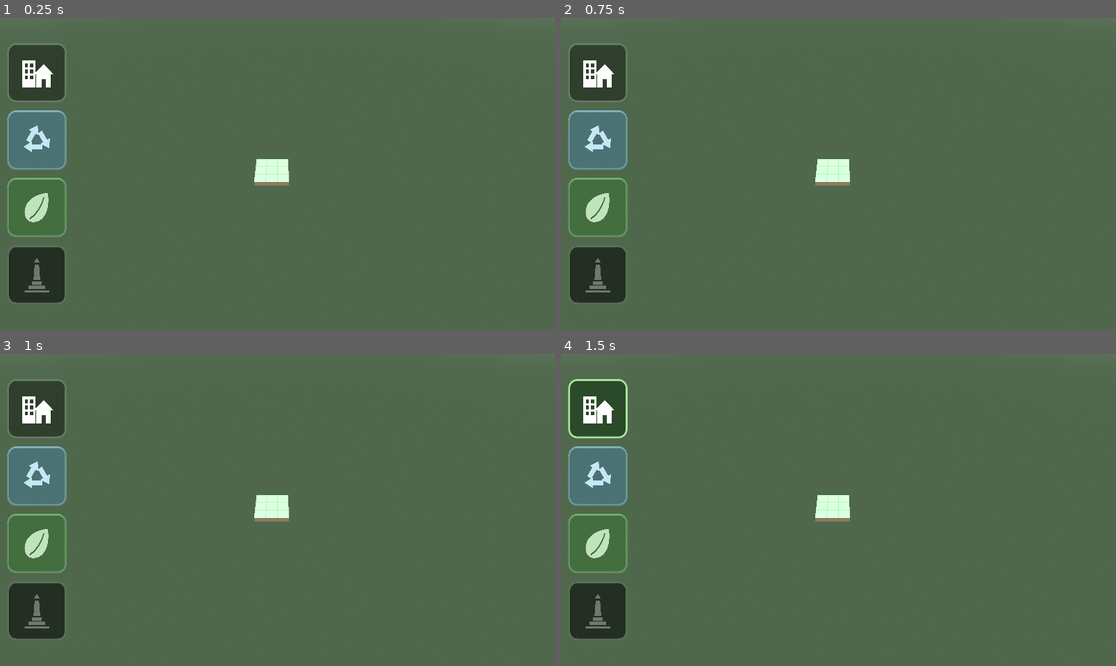
Above: before the commit, frames 1-4 (two rows, left to right).
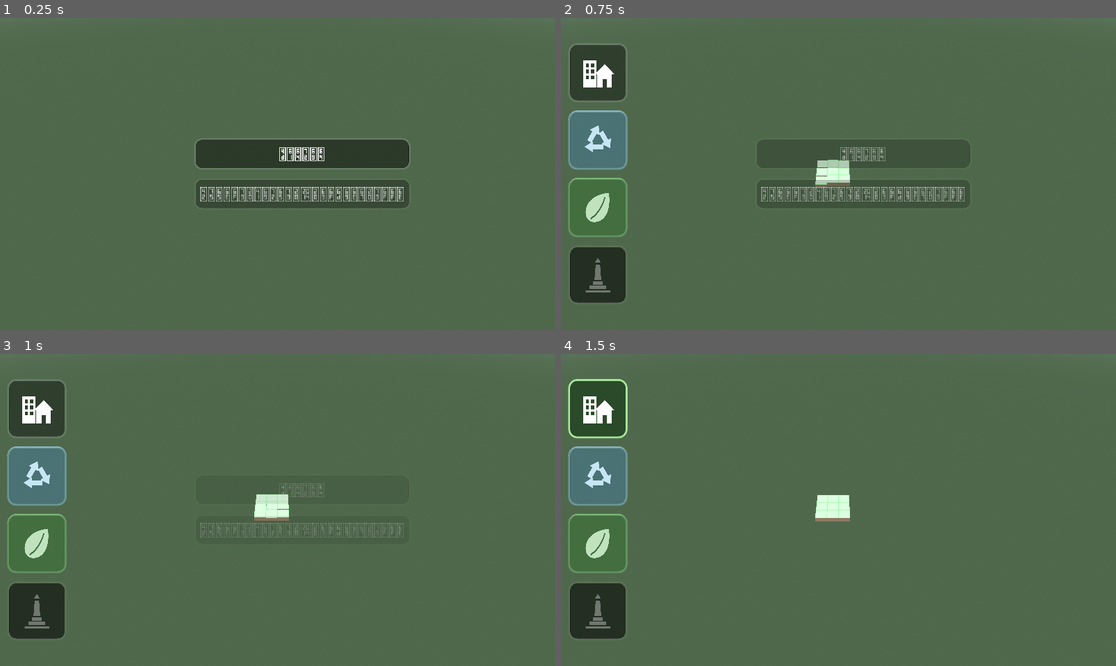
Above: after the commit, the same moments.

Repository: joacoague15/cozy-management
Game: Godot game, scene res://main.tscn
Same seed, same stepped clock (60 frames per second), same inputs: the game is played once before the commit and once after it. Sound files missing from this copy of the repository are replaced by a short silence.
Inputs (mouse positions are in pixels of both pictures, inside the frame that each line leads up to):
- Up to frame 1 (0.25 s): no input
- Up to frame 2 (0.75 s): click (860, 155) at 0.5 s, where only the run after the commit has a clickable "Madrid"
- Up to frame 3 (1 s): no input
- Up to frame 4 (1.5 s): click (599, 410) at 1.27 s

The runs differ from the first frame. In frame 1, 13% of the frame differs, in the area x 1-74%, y 8-92%; in frame 2, 1.5%; in frame 3, 0.3%; in frame 4, nothing differs.

Commit message:
messahe improved

Diff:
--- a/main.tscn
+++ b/main.tscn
@@ -11,6 +11,7 @@
 [ext_resource type="Script" uid="uid://j5bm1k3fu43g" path="res://scripts/build_toolbar.gd" id="10_toolbar"]
 [ext_resource type="Script" uid="uid://ik6dftq8vskh" path="res://scripts/cozy_cursor.gd" id="11_cursor"]
 [ext_resource type="Script" path="res://scripts/question_button.gd" id="12_question"]
+[ext_resource type="Script" path="res://scripts/main_menu.gd" id="13_menu"]
 
 [sub_resource type="ProceduralSkyMaterial" id="sky_material"]
 sky_top_color = Color(0.38, 0.55, 0.83, 1)
@@ -96,3 +97,9 @@
 [node name="QuestionButton" type="CanvasLayer" parent="." node_paths=PackedStringArray("build_manager")]
 script = ExtResource("12_question")
 build_manager = NodePath("../BuildManager")
+
+[node name="MainMenu" type="CanvasLayer" parent="." node_paths=PackedStringArray("build_manager", "toolbar", "question_button")]
+script = ExtResource("13_menu")
+build_manager = NodePath("../BuildManager")
+toolbar = NodePath("../BuildToolbar")
+question_button = NodePath("../QuestionButton")
--- a/scripts/build_manager.gd
+++ b/scripts/build_manager.gd
@@ -85,11 +85,18 @@
 var _hover_marker_material: StandardMaterial3D
 var _templates: Dictionary = {}  # clave de MODEL_PATHS -> Node3D o null
 var _unlock_stage := 0
+var _game_started := false
 
 func _ready() -> void:
 	_create_ghost()
 	_load_models()
-	terrain.set_unlocked_rect(unlocked_rect(), false)
+	# Las tiles quedan ocultas hasta que el menu llame a start_game().
+
+## Arranca la partida desde el menu: la zona inicial emerge animada y se
+## habilita el input de construccion.
+func start_game() -> void:
+	_game_started = true
+	terrain.set_unlocked_rect(unlocked_rect(), true)
 
 func _exit_tree() -> void:
 	for template in _templates.values():
@@ -102,6 +109,8 @@
 	_update_hover_marker(delta)
 
 func _unhandled_input(event: InputEvent) -> void:
+	if not _game_started:
+		return
 	if event is InputEventKey and event.pressed and not event.echo:
 		match event.physical_keycode:
 			KEY_1:
@@ -286,7 +295,7 @@
 ## un quad crema translucido que sigue al cursor con un lerp corto (se desliza
 ## de tile en tile) y respira suave.
 func _update_hover_marker(delta: float) -> void:
-	if _selected_type != "":
+	if not _game_started or _selected_type != "":
 		_hover_marker.visible = false
 		return
 	var ground: Variant = mouse_to_ground()
@@ -712,21 +721,21 @@
 	group.add_child(label)
 	return group
 
-## Visual de una casa: 70% la casa procedural de HouseGenerator; el resto son
-## props urbanos que varian la manzana (10% puesto, 10% columna decorativa,
-## 5% banco T1 y 5% banco T2). Mecanicamente siguen siendo casas: generan
+## Visual de una casa: 60% la casa procedural de HouseGenerator; el resto son
+## props urbanos que varian la manzana (15% puesto, 10% columna decorativa,
+## 7.5% banco T1 y 7.5% banco T2). Mecanicamente siguen siendo casas: generan
 ## turistas y cuentan para basura y naturaleza. El nodo devuelto lleva
 ## "wall_height" (alto de la colision), igual que las casas procedurales.
 func _make_house_visual(size: int) -> Node3D:
 	var roll := randf()
 	var key := ""
-	if roll < 0.10:
+	if roll < 0.15:
 		key = "puesto"
-	elif roll < 0.20:
+	elif roll < 0.25:
 		key = "columna"
-	elif roll < 0.25:
+	elif roll < 0.325:
 		key = "banco1"
-	elif roll < 0.30:
+	elif roll < 0.40:
 		key = "banco2"
 	if key != "":
 		var prop := _make_model_visual(key, size - building_margin * 2.0)
--- /dev/null
+++ b/scripts/main_menu.gd
@@ -0,0 +1,94 @@
+extends CanvasLayer
+## Menu inicial minimalista sobre el juego ya corriendo: el mapa arranca sin
+## tiles y sin UI de juego (barra de construccion y boton de pregunta ocultos).
+## Dos botones centrados: "Madrid" arranca la partida (las 9 tiles emergen
+## animadas y aparece la UI) y "Buenos Aires" es un coming soon deshabilitado.
+
+@export var build_manager: Node3D
+@export var toolbar: CanvasLayer
+@export var question_button: CanvasLayer
+
+var _root: Control
+var _vbox: VBoxContainer
+var _madrid_button: Button
+var _bsas_button: Button
+
+func _ready() -> void:
+	toolbar.visible = false
+	# El boton de pregunta ya arranca oculto; se activa con begin() al empezar.
+
+	_root = Control.new()
+	_root.mouse_filter = Control.MOUSE_FILTER_IGNORE
+	add_child(_root)
+	_root.set_anchors_and_offsets_preset(Control.PRESET_FULL_RECT)
+
+	_vbox = VBoxContainer.new()
+	_vbox.alignment = BoxContainer.ALIGNMENT_CENTER
+	_root.add_child(_vbox)
+
+	_madrid_button = _add_button("Madrid", false)
+	_madrid_button.pressed.connect(_on_madrid_pressed)
+	_bsas_button = _add_button("Buenos Aires — coming soon", true)
+
+	get_viewport().size_changed.connect(_update_layout)
+	_update_layout()
+
+func _add_button(text: String, disabled: bool) -> Button:
+	var button := Button.new()
+	button.text = text
+	button.disabled = disabled
+	button.focus_mode = Control.FOCUS_NONE
+	_vbox.add_child(button)
+	return button
+
+func _on_madrid_pressed() -> void:
+	Sfx.play("select", 0.04)
+	build_manager.start_game()
+	toolbar.visible = true
+	question_button.begin()
+	# El menu se desvanece y se libera: no vuelve en esta sesion.
+	_madrid_button.disabled = true
+	var tween := _root.create_tween()
+	tween.tween_property(_root, "modulate:a", 0.0, 0.6).set_ease(Tween.EASE_IN)
+	tween.tween_callback(queue_free)
+
+## Tamanos como fraccion del alto del viewport, igual que el resto de la UI.
+func _update_layout() -> void:
+	var vh := get_viewport().get_visible_rect().size.y
+	var vw := get_viewport().get_visible_rect().size.x
+	var width := maxf(vw * 0.3, 340.0)
+	_vbox.add_theme_constant_override("separation", roundi(vh * 0.03))
+	_vbox.anchor_left = 0.5
+	_vbox.anchor_right = 0.5
+	_vbox.anchor_top = 0.5
+	_vbox.anchor_bottom = 0.5
+	_vbox.offset_left = -width / 2.0
+	_vbox.offset_right = width / 2.0
+	_vbox.offset_top = -vh * 0.14
+	_vbox.offset_bottom = vh * 0.14
+
+	for button in [_madrid_button, _bsas_button]:
+		button.custom_minimum_size = Vector2(0, vh * 0.1)
+		button.add_theme_font_size_override("font_size", roundi(vh * 0.036))
+		button.add_theme_stylebox_override(
+			"normal", _make_style(vh, Color(0.0, 0.0, 0.0, 0.45), Color(1, 1, 1, 0.15))
+		)
+		button.add_theme_stylebox_override(
+			"hover", _make_style(vh, Color(0.16, 0.16, 0.16, 0.6), Color(1, 1, 1, 0.3))
+		)
+		button.add_theme_stylebox_override(
+			"pressed", _make_style(vh, Color(0.12, 0.25, 0.12, 0.8), Color(0.65, 0.9, 0.6))
+		)
+		button.add_theme_stylebox_override(
+			"disabled", _make_style(vh, Color(0.0, 0.0, 0.0, 0.3), Color(1, 1, 1, 0.06))
+		)
+	_bsas_button.add_theme_color_override("font_disabled_color", Color(1, 1, 1, 0.45))
+
+func _make_style(vh: float, bg: Color, border: Color) -> StyleBoxFlat:
+	var style := StyleBoxFlat.new()
+	style.bg_color = bg
+	style.border_color = border
+	style.set_border_width_all(maxi(roundi(vh * 0.004), 2))
+	style.set_corner_radius_all(roundi(vh * 0.025))
+	style.set_content_margin_all(vh * 0.02)
+	return style
--- a/scripts/question_button.gd
+++ b/scripts/question_button.gd
@@ -1,8 +1,8 @@
 extends CanvasLayer
-## Boton de pregunta abajo a la izquierda: aparece en momentos aleatorios de
+## Boton de pregunta abajo a la derecha: aparece en momentos aleatorios de
 ## la partida (con un pop de escala). Al presionarlo desaparece (mas tarde
-## puede volver a aparecer) y muestra un texto plano en 3D al costado de la
-## zona jugable — nunca encima de ella — que se desvanece a los 10 segundos.
+## puede volver a aparecer) y muestra un texto apoyado en el piso al costado
+## de la zona jugable — nunca encima de ella — que se desvanece a los 10 seg.
 
 const APPEAR_MIN := 15.0
 const APPEAR_MAX := 45.0
@@ -13,8 +13,11 @@
 
 var _button: Button
 var _appear_timer := 0.0
+var _active := false
 
 func _ready() -> void:
+	# Arranca oculto e inactivo: el menu inicial lo activa con begin().
+	visible = false
 	_appear_timer = randf_range(APPEAR_MIN, APPEAR_MAX)
 	_button = Button.new()
 	_button.focus_mode = Control.FOCUS_NONE
@@ -30,8 +33,15 @@
 	get_viewport().size_changed.connect(_update_layout)
 	_update_layout()
 
+## Lo llama el menu inicial al empezar la partida: recien ahi corre el
+## sorteo de aparicion.
+func begin() -> void:
+	visible = true
+	_active = true
+	_appear_timer = randf_range(APPEAR_MIN, APPEAR_MAX)
+
 func _process(delta: float) -> void:
-	if _button.visible:
+	if not _active or _button.visible:
 		return
 	_appear_timer -= delta
 	if _appear_timer <= 0.0:
@@ -53,7 +63,9 @@
 	_show_message()
 
 ## Texto 3D al costado de la zona desbloqueada, del lado de la camara (+Z):
-## siempre queda pegado al borde pero fuera de las tiles jugables.
+## siempre queda pegado al borde pero fuera de las tiles jugables. Va acostado
+## en paralelo al terreno, como si estuviera pintado en el suelo, con el tope
+## del texto hacia el mapa para leerse derecho desde la camara.
 func _show_message() -> void:
 	var rect: Rect2i = build_manager.unlocked_rect()
 	var label := Label3D.new()
@@ -64,8 +76,8 @@
 	label.modulate = Color(1.0, 0.97, 0.88)
 	label.outline_modulate = Color(0.25, 0.17, 0.1)
 	label.outline_size = 14
-	label.billboard = BaseMaterial3D.BILLBOARD_ENABLED
-	label.position = Vector3(rect.position.x + rect.size.x * 0.5, 0.6, rect.end.y + 1.0)
+	label.rotation_degrees.x = -90.0
+	label.position = Vector3(rect.position.x + rect.size.x * 0.5, 0.05, rect.end.y + 1.2)
 	get_tree().current_scene.add_child(label)
 
 	label.modulate.a = 0.0
@@ -79,10 +91,11 @@
 ## del viewport, anclado abajo a la izquierda.
 func _update_layout() -> void:
 	var vh := get_viewport().get_visible_rect().size.y
+	var vw := get_viewport().get_visible_rect().size.x
 	var side := maxf(vh * 0.09, 56.0)
 	_button.custom_minimum_size = Vector2(side, side)
 	_button.size = Vector2(side, side)
-	_button.position = Vector2(side * 0.25, vh - side * 1.25)
+	_button.position = Vector2(vw - side * 1.25, vh - side * 1.25)
 
 	var normal := _make_style(side, Color(0, 0, 0, 0.4), Color(1, 1, 1, 0.12))
 	_button.add_theme_stylebox_override("normal", normal)
--- a/scripts/tourist_manager.gd
+++ b/scripts/tourist_manager.gd
@@ -86,8 +86,10 @@
 	var tourist := _random_free_tourist()
 	if tourist == null:
 		return
-	# Se sienta en el centro del banco, con el cuerpo apoyado en su tope.
-	tourist.assign_task(bench.position, randf_range(8.0, 14.0), bench.get_meta("height"))
+	# Se sienta en el centro del banco, apoyado a la altura del asiento (el
+	# "height" del edificio incluye el respaldo: el asiento queda a ~45%).
+	var seat_y: float = bench.get_meta("height") * 0.45
+	tourist.assign_task(bench.position, randf_range(8.0, 14.0), seat_y)
 	_sitter = tourist
 
 # --- Puesto de comida: cada tanto se arma una fila de 3 a 6 -----------------
Not shown, added: scripts/main_menu.gd.uid
Not shown, changed: SISTEMAS.md
